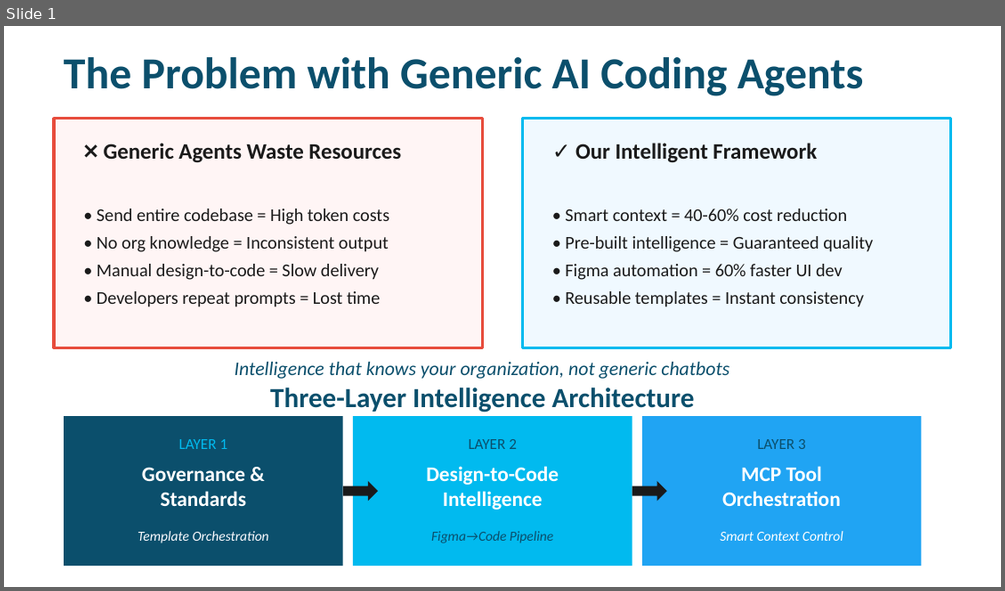
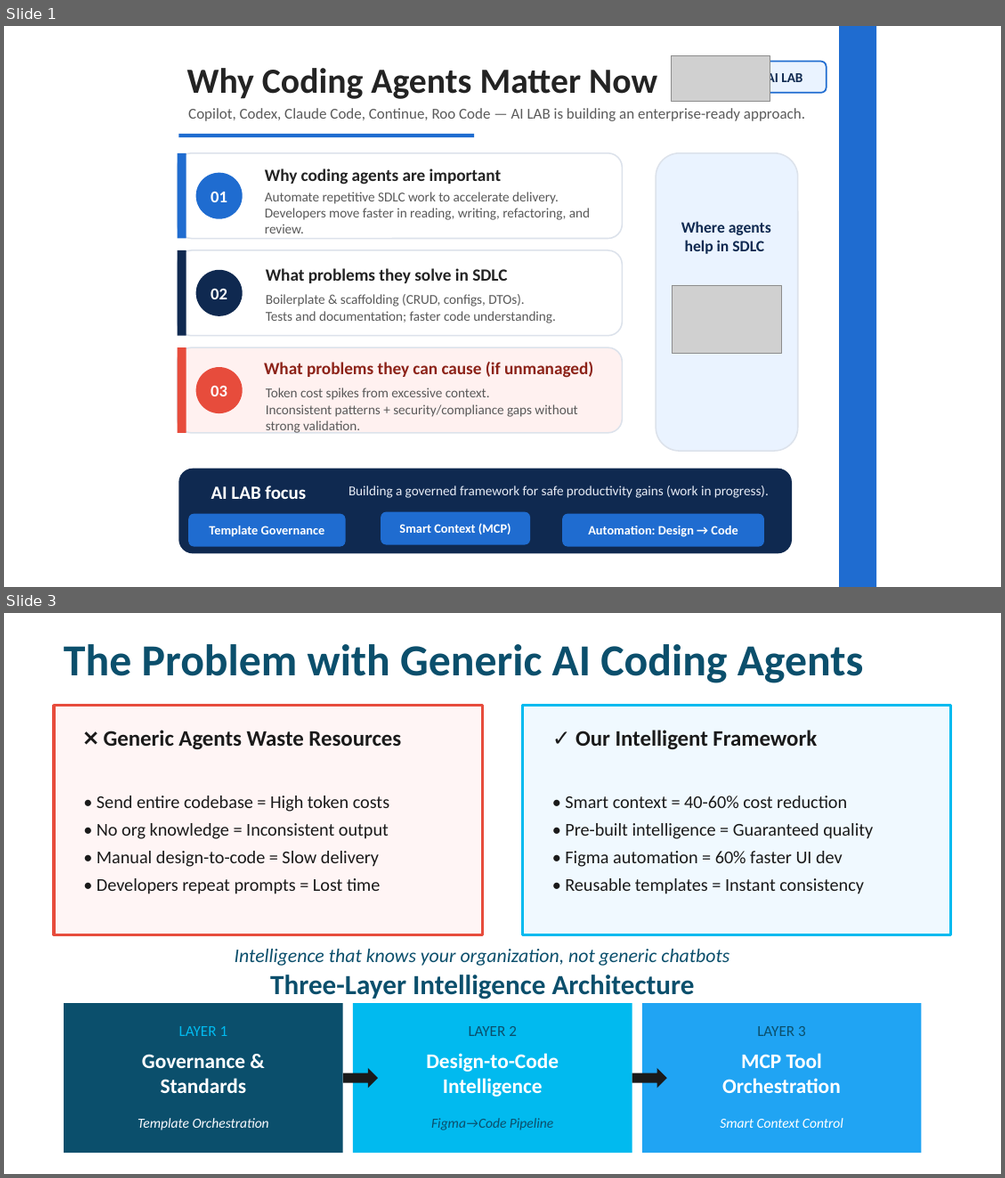
Before and after one commit to skjainmiah/sumit_chatbot_poc, a slide deck: American_Airlines_Intelligence_Demo (1).pptx. Shown one above the other, each under a label of ours: slide 1 before the commit, slides 1 and 3 after it; the slides between them are not shown. The pictures are 1005x591 and 1005x1178 pixels, drawn with LibreOffice and Linux fonts; fonts in the diff are those of the drawing; grey boxes stand for pictures. Boxes give left, top, right and bottom in pixels: in the first picture for what was removed or moved away, otherwise in the second. Text is boxed around its words. In the diff, an @@ line names an element or a change of style, - is before the commit and + after.

```diff
--- a/American_Airlines_Intelligence_Demo (1).pptx
+++ b/American_Airlines_Intelligence_Demo (1).pptx
@@ slide 1 added at (x1=4, y1=26, x2=1001, y2=587), background #FFFFFF @@
@@ rectangle added at (x1=840, y1=26, x2=877, y2=586), fill #1F6CD0 @@
@@ text added at (x1=187, y1=68, x2=657, y2=99), 25.5 pt, text #232323, bold @@
+Why Coding Agents Matter Now
@@ picture added at (x1=672, y1=56, x2=770, y2=102) @@
@@ rounded rectangle added at (x1=673, y1=61, x2=826, y2=93), fill #EAF3FF, outline #1F6CD0 1.1 pt, 9.8 pt, text #0F2950, bold @@
+AI LAB
@@ text added at (x1=188, y1=108, x2=805, y2=121), 10.9 pt, text #5A5A5A @@
+Copilot, Codex, Claude Code, Continue, Roo Code — AI LAB is building an enterprise-ready approach.
@@ rounded rectangle added at (x1=178, y1=153, x2=622, y2=239), fill #FFFFFF, outline #DCE2EB 1 pt @@
@@ rectangle added at (x1=178, y1=153, x2=186, y2=239), fill #1F6CD0 @@
@@ rectangle added at (x1=178, y1=134, x2=474, y2=137), fill #1F6CD0 @@
@@ rounded rectangle added at (x1=655, y1=152, x2=799, y2=450), fill #EAF3FF, outline #DCE2EB 1 pt @@
@@ ellipse added at (x1=196, y1=173, x2=243, y2=219), fill #1F6CD0, 12 pt, text #FFFFFF, bold @@
+01
@@ text added at (x1=265, y1=168, x2=502, y2=184), 12.4 pt, text #232323, bold @@
+Why coding agents are important
@@ text added at (x1=265, y1=192, x2=590, y2=233), 9.8 pt, text #5A5A5A @@
+Automate repetitive SDLC work to accelerate delivery.
+Developers move faster in reading, writing, refactoring, and review.
@@ text added at (x1=681, y1=221, x2=771, y2=254), 11.2 pt, text #0F2950, bold @@
+Where agents
+help in SDLC
@@ rounded rectangle added at (x1=178, y1=250, x2=622, y2=335), fill #FFFFFF, outline #DCE2EB 1 pt @@
@@ rectangle added at (x1=178, y1=250, x2=186, y2=335), fill #0F2950 @@
@@ ellipse added at (x1=196, y1=269, x2=243, y2=316), fill #0F2950, 12 pt, text #FFFFFF, bold @@
+02
@@ text added at (x1=266, y1=268, x2=507, y2=283), 12.4 pt, text #232323, bold @@
+What problems they solve in SDLC
@@ picture added at (x1=672, y1=285, x2=780, y2=353) @@
@@ text added at (x1=266, y1=294, x2=556, y2=323), 9.8 pt, text #5A5A5A @@
+Boilerplate & scaffolding (CRUD, configs, DTOs).
+Tests and documentation; faster code understanding.
@@ rounded rectangle added at (x1=178, y1=347, x2=622, y2=432), fill #FFF1F0, outline #DCE2EB 1 pt @@
@@ rectangle added at (x1=178, y1=347, x2=186, y2=432), fill #E74C3C @@
@@ ellipse added at (x1=196, y1=367, x2=243, y2=414), fill #E74C3C, 12 pt, text #FFFFFF, bold @@
+03
@@ text added at (x1=264, y1=362, x2=593, y2=378), 12.4 pt, text #8C2218, bold @@
+What problems they can cause (if unmanaged)
@@ text added at (x1=266, y1=387, x2=577, y2=433), 9.8 pt, text #5A5A5A @@
+Token cost spikes from excessive context.
+Inconsistent patterns + security/compliance gaps without strong validation.
@@ rounded rectangle added at (x1=178, y1=467, x2=792, y2=552), fill #0F2950 @@
@@ text added at (x1=211, y1=485, x2=306, y2=499), 13.5 pt, text #FFFFFF, bold @@
+AI LAB focus
@@ text added at (x1=348, y1=485, x2=769, y2=498), 9.8 pt, text #E6EBF5 @@
+Building a governed framework for safe productivity gains (work in progress).
@@ rounded rectangle added at (x1=188, y1=514, x2=345, y2=547), fill #1F6CD0, 9.2 pt, text #FFFFFF, bold @@
+Template Governance
@@ rounded rectangle added at (x1=380, y1=511, x2=530, y2=544), fill #1F6CD0, 9.2 pt, text #FFFFFF, bold @@
+Smart Context (MCP)
@@ rounded rectangle added at (x1=562, y1=514, x2=763, y2=547), fill #1F6CD0, 9.2 pt, text #FFFFFF, bold @@
+Automation: Design → Code
@@ what was slide 1 is now slide 3 @@
```
Also in this commit, not shown: 1 slide changed, 1 other slide added.
